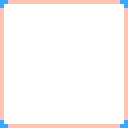
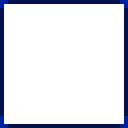
The second 128x128 image is a revision of the first. Changes to its layers:
painted on "Calque 0" over [0, 0, 128, 128]
